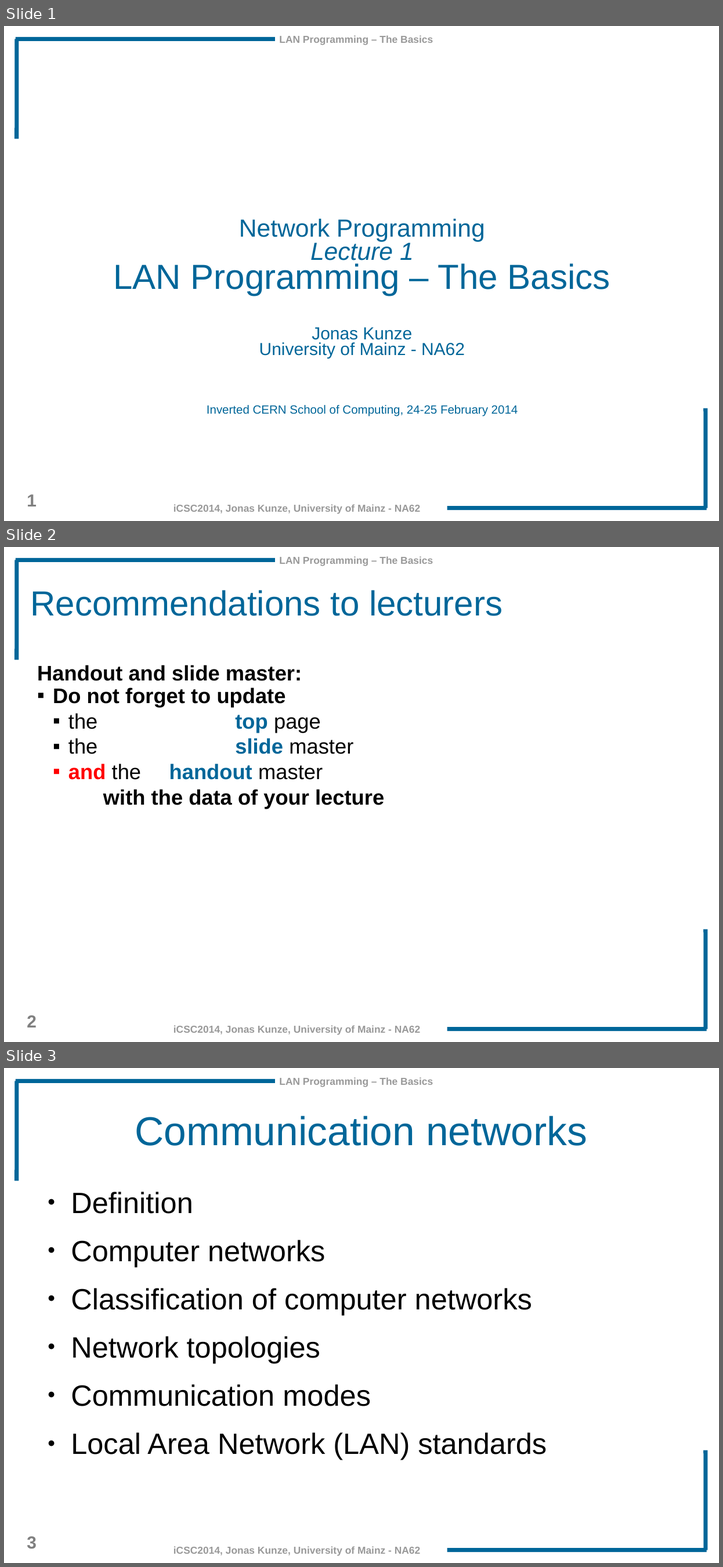
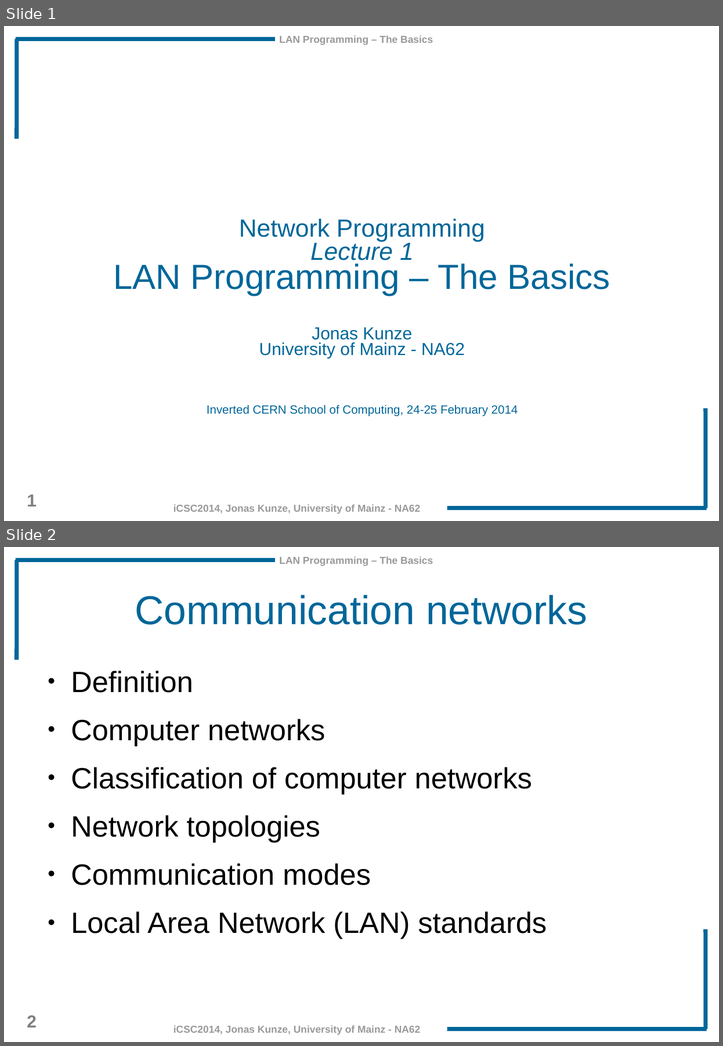
Before and after one commit to JonasKunze/icsc2014, a slide deck: iCSC-2014-LAN_Programming_Basics.odp. Shown one above the other, each under a label of ours: slides 1, 2 and 3 before the commit, slides 1 and 2 after it. The pictures are 723x1567 and 723x1046 pixels, drawn with LibreOffice and Linux fonts; fonts in the diff are those of the drawing; background and template pictures are left out. Boxes give left, top, right and bottom in pixels: in the first picture for what was removed or moved away, otherwise in the second. Text is boxed around its words. In the diff, an @@ line names an element or a change of style, - is before the commit and + after.

```diff
--- a/iCSC-2014-LAN_Programming_Basics.odp
+++ b/iCSC-2014-LAN_Programming_Basics.odp
@@ slide 2 removed at (4, 547, 719, 1042), background #FFFFFF; not listed: 7 template elements that a slide beside it also shows @@
@@ text removed at (30, 590, 502, 616) @@
-Recommendations to lecturers
@@ text removed at (37, 665, 384, 809) @@
-Handout and slide master:
-▪ Do not forget to update
-  ▪ the top page
-  ▪ the slide master
-  ▪ and the handout master
-with the data of your lecture
@@ what was slide 3 is now slide 2 @@
@@ page number at (27, 1015, 36, 1027): text changed @@
-3
+2
```
Also in this commit, not shown: 9 slides changed, 2 slides added, 4 other slides removed, 2 other files.
